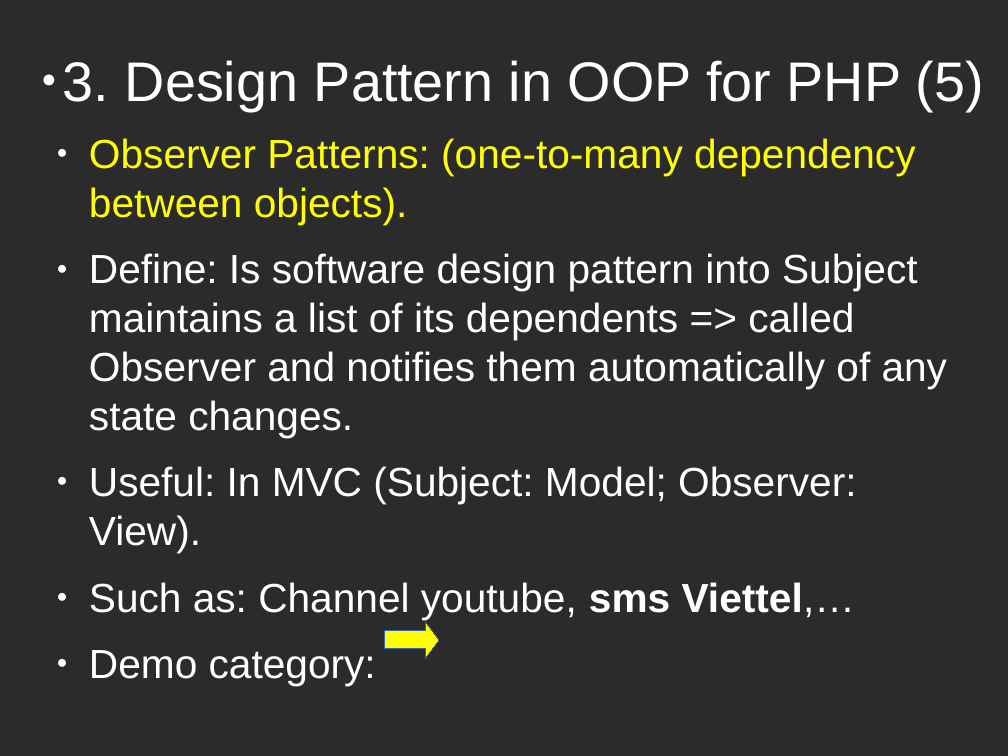
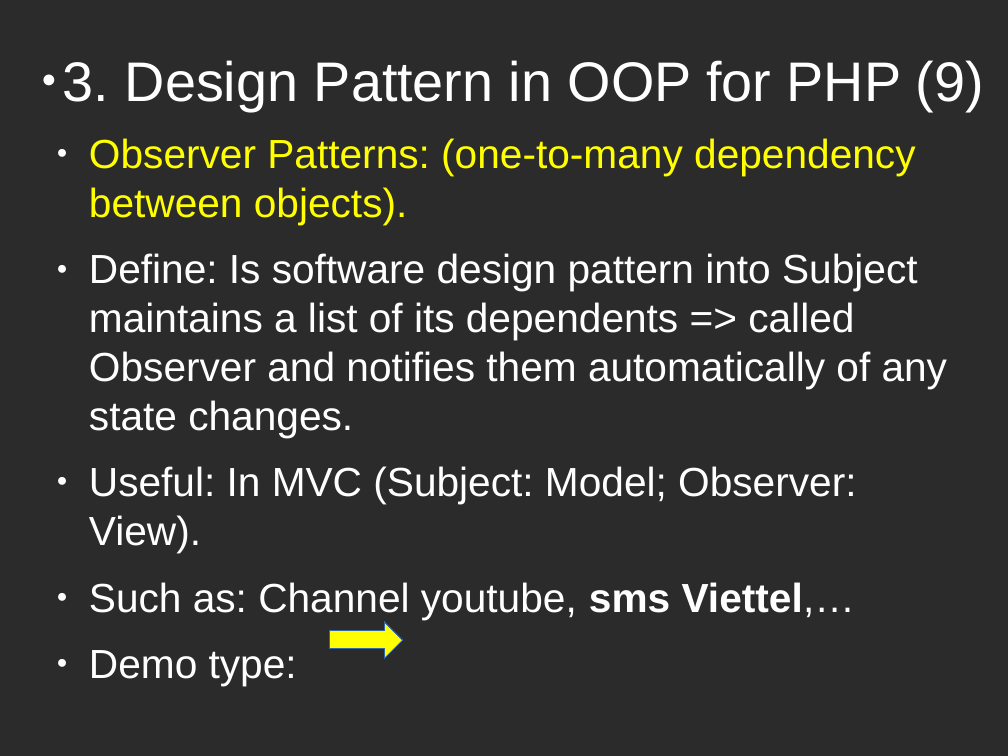
Before and after one commit to huongvt789/design-parttern, a slide deck: slide 13 of design-pattern.odp (slide 4 before the commit). Drawn at 1008x756 pixels with LibreOffice and Linux fonts; fonts in the diff are those of the drawing; background and template pictures are left out; a plain dark background stands for a picture behind light text. Boxes give left, top, right and bottom in pixels: in the first picture for what was removed or moved away, otherwise in the second. Text is boxed around its words. In the diff, an @@ line names an element or a change of style, - is before the commit and + after.

```diff
--- a/design-pattern.odp
+++ b/design-pattern.odp
@@ title at (x1=63, y1=60, x2=984, y2=111): text changed @@
-● 3. Design Pattern in OOP for PHP (5)
+● 3. Design Pattern in OOP for PHP (9)
@@ right arrow resized from (x1=384, y1=622, x2=439, y2=659) to (x1=329, y1=622, x2=402, y2=659) @@
@@ right arrow at (x1=329, y1=622, x2=402, y2=659): proportions changed @@
@@ text at (x1=89, y1=650, x2=297, y2=686): text changed @@
-● Demo category:
+● Demo type:
```
Also in this commit, not shown: 3 other slides changed, 11 slides added, 1 other file.
